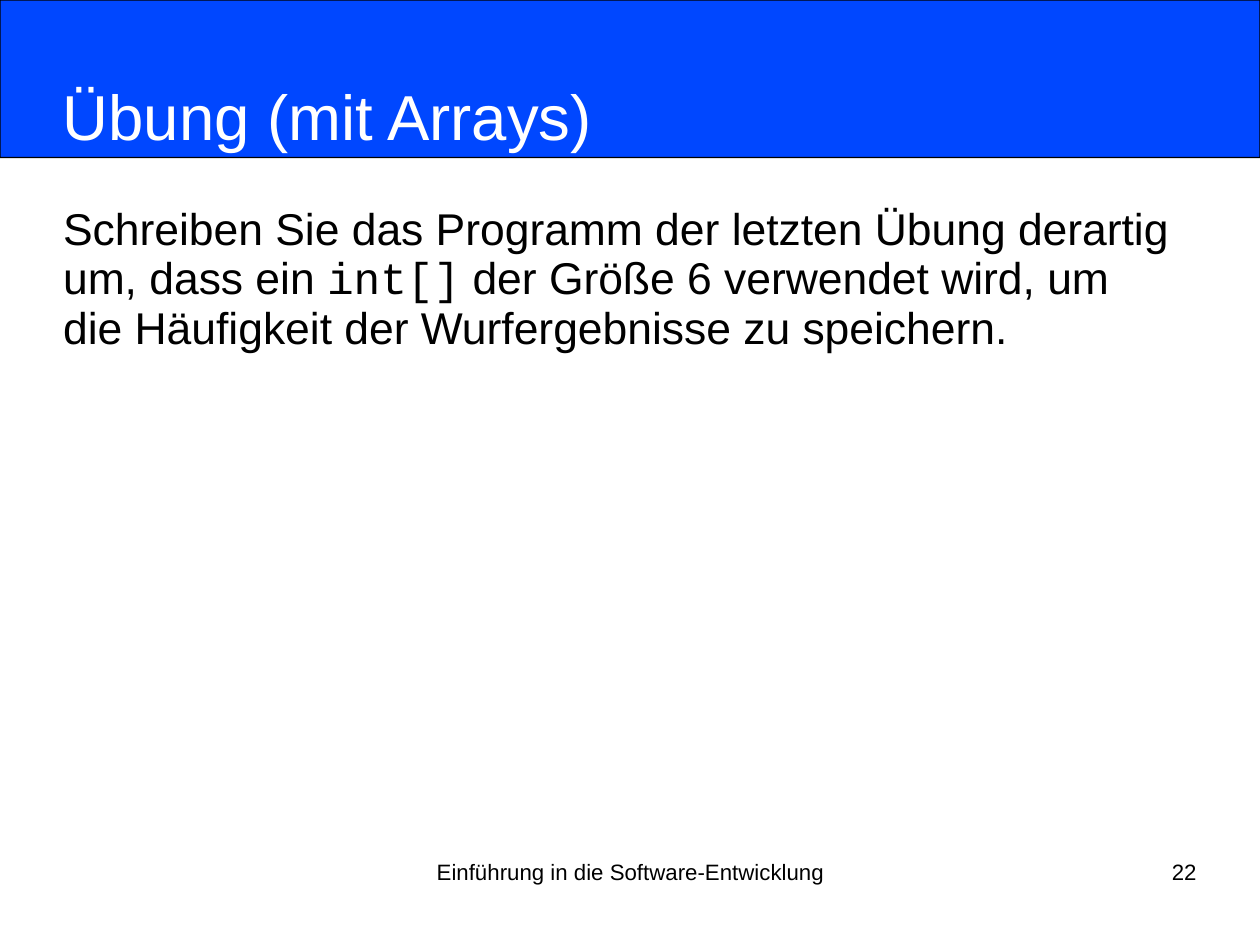
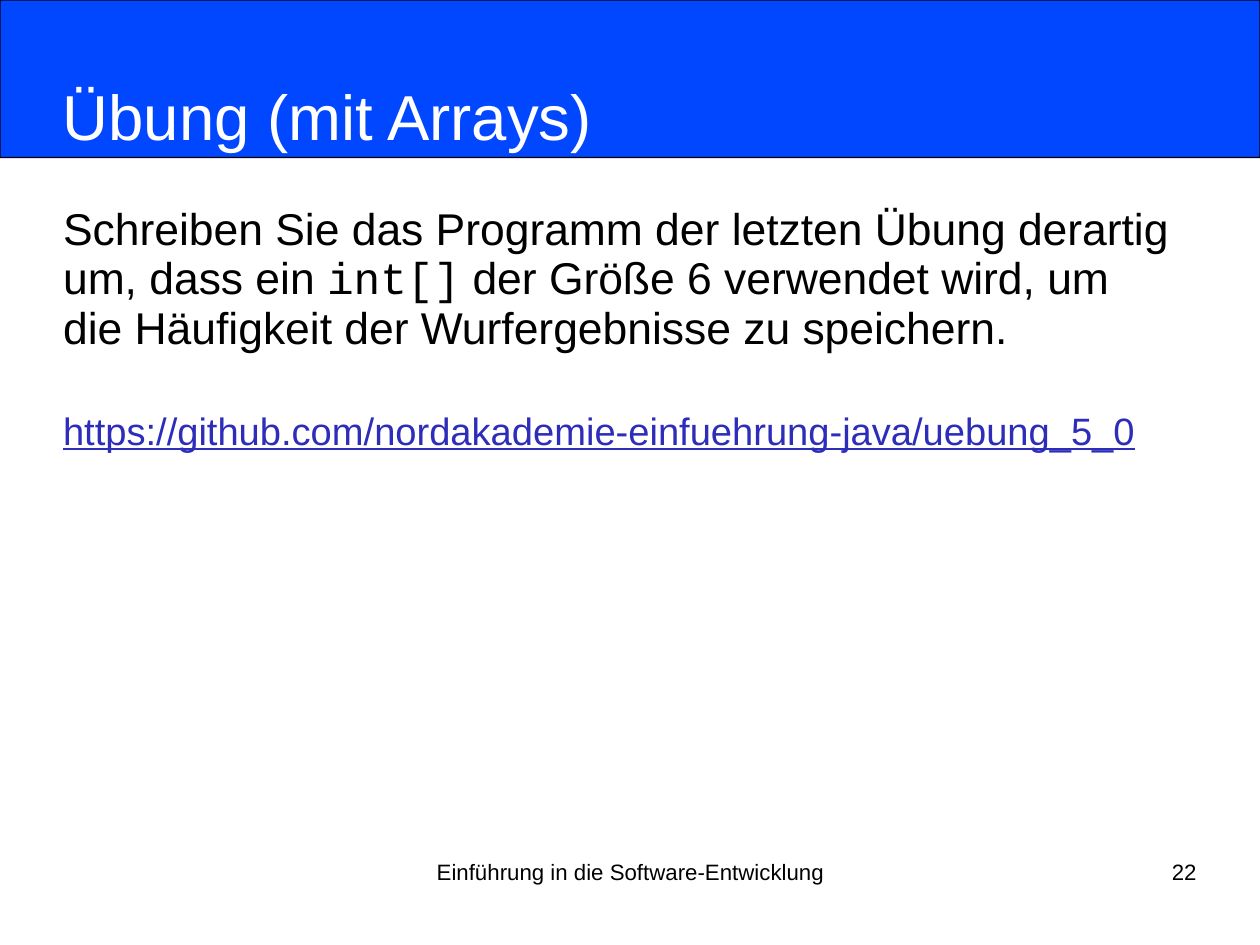
Before and after one commit to nordakademie-einfuehrung-java/vorlesungsskript, a slide deck: slide 22 of folien/Semester_03_Termin_06_Kapitel05.pptx. Drawn at 1260x945 pixels with LibreOffice and Linux fonts; fonts in the diff are those of the drawing. Boxes give left, top, right and bottom in pixels: in the first picture for what was removed or moved away, otherwise in the second. Text is boxed around its words. In the diff, an @@ line names an element or a change of style, - is before the commit and + after.

```diff
--- a/folien/Semester_03_Termin_06_Kapitel05.pptx
+++ b/folien/Semester_03_Termin_06_Kapitel05.pptx
@@ subtitle at bbox=[63, 417, 1135, 453]: paragraph added @@
+https://github.com/nordakademie-einfuehrung-java/uebung_5_0
```
Also in this commit, not shown: 3 other slides changed.
